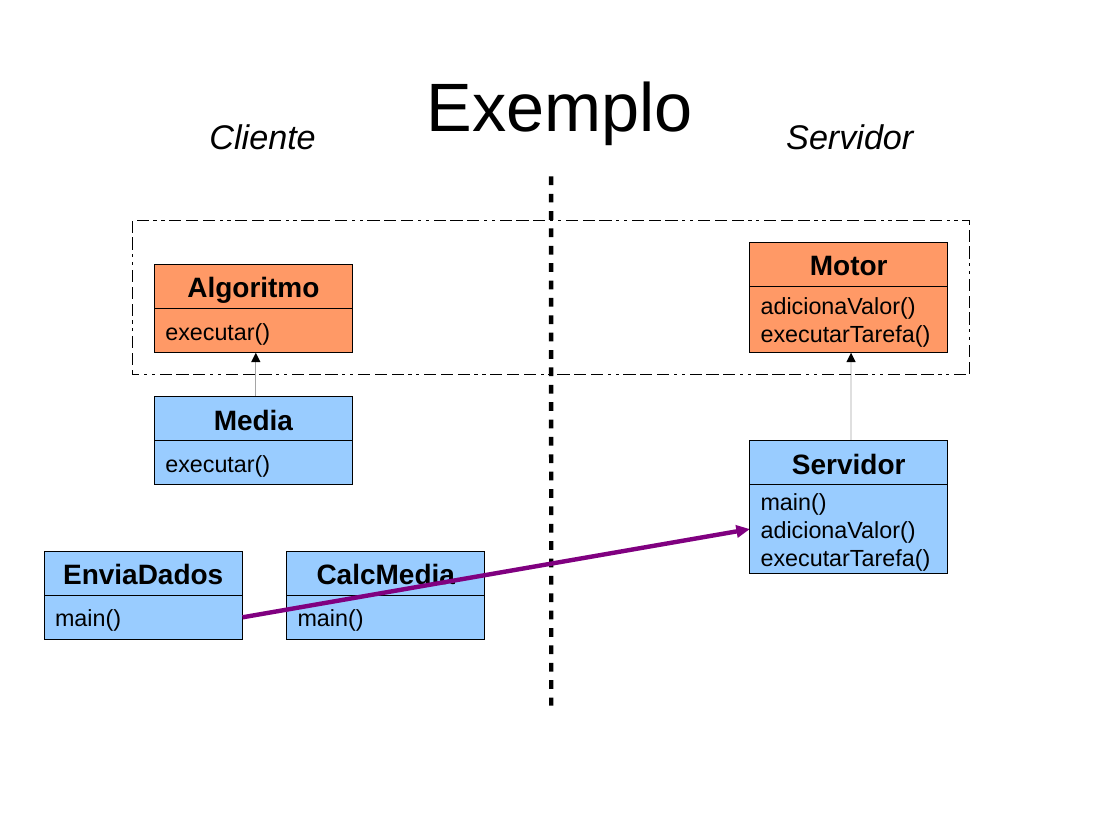
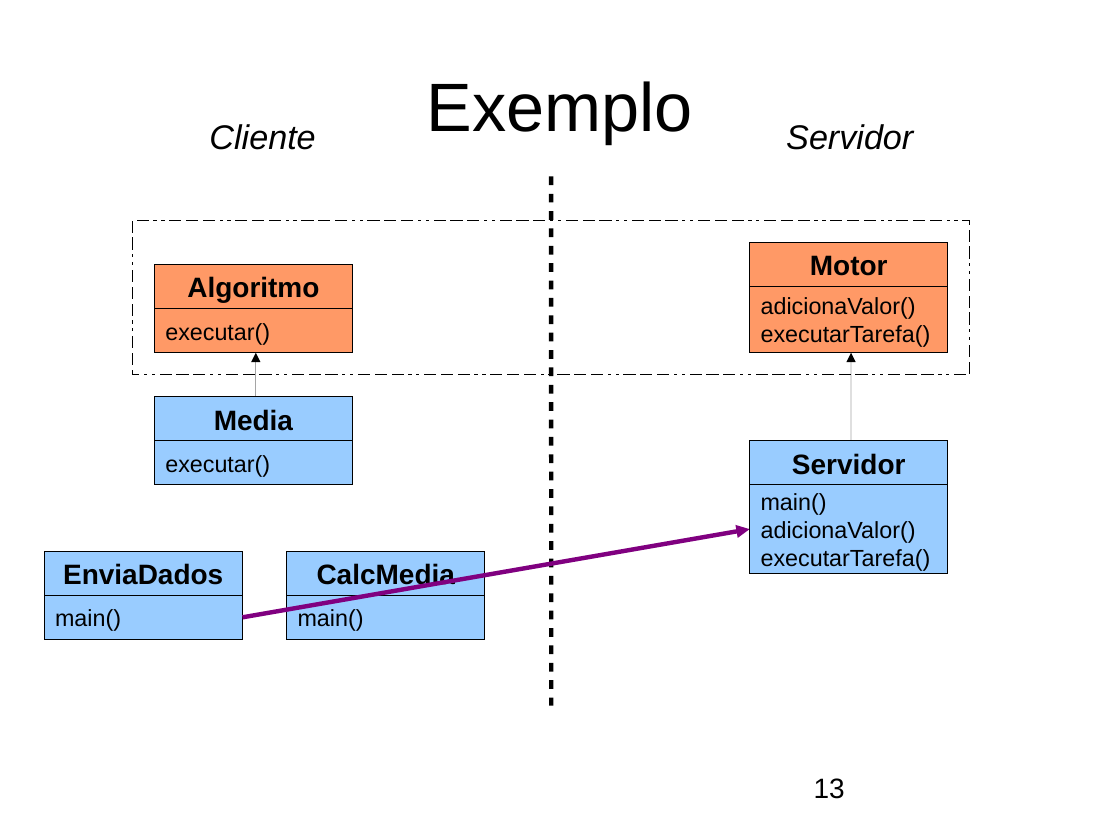
Before and after one commit to andrenho/andrenho, a slide deck: slide 13 of academia/trabalhos/execucao_remota.odp. Drawn at 1120x840 pixels with LibreOffice and Linux fonts; fonts in the diff are those of the drawing; background and template pictures are left out. Boxes give left, top, right and bottom in pixels: in the first picture for what was removed or moved away, otherwise in the second. Text is boxed around its words. In the diff, an @@ line names an element or a change of style, - is before the commit and + after.

```diff
--- a/academia/trabalhos/execucao_remota.odp
+++ b/academia/trabalhos/execucao_remota.odp
@@ page number added at bbox=[814, 778, 845, 799], 18 pt, text #000000 @@
+13
```
Also in this commit, not shown: 32 other slides changed, 1 slide added, 10 other files.
